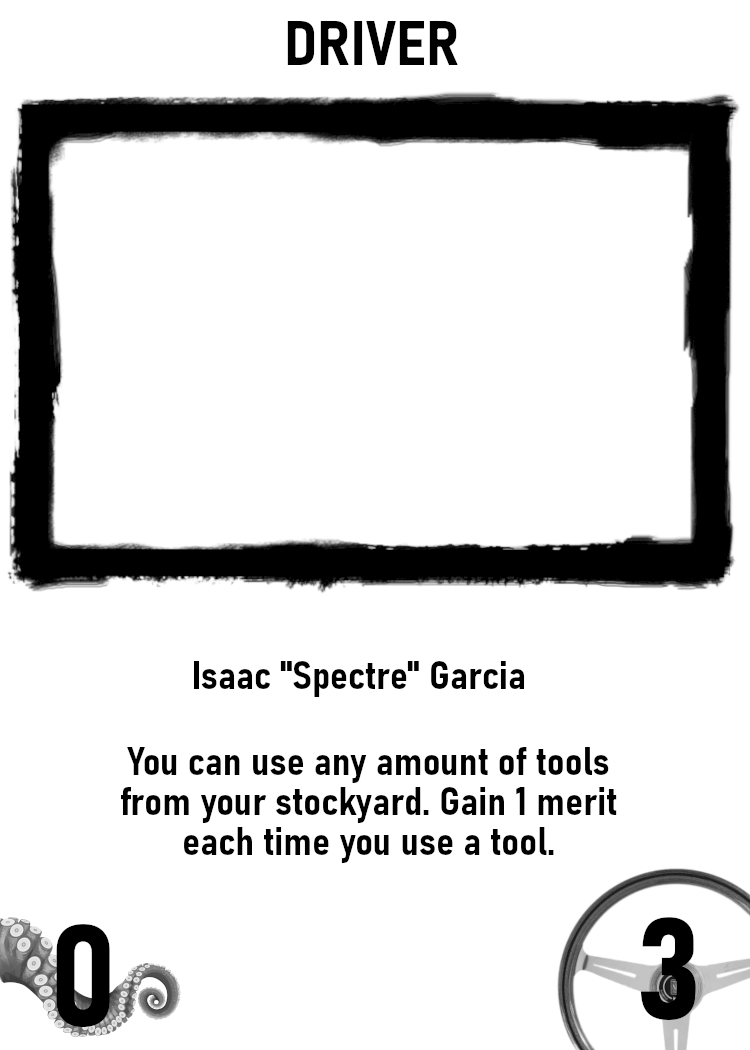
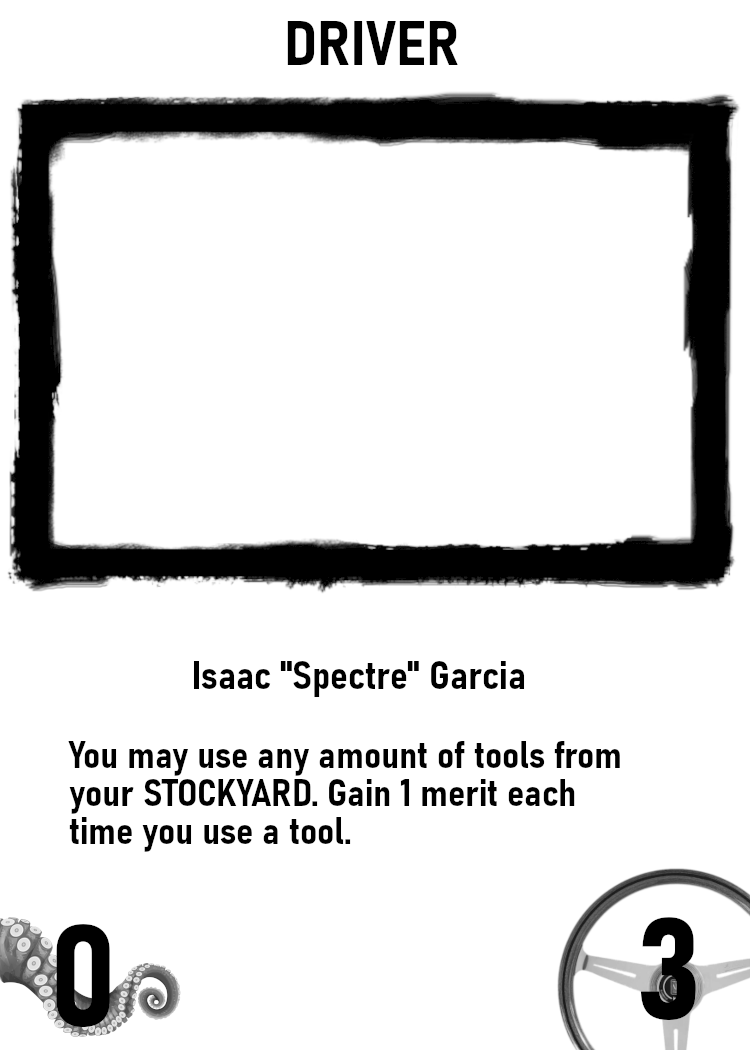
The second 750 x 1050 image is a revision of the first. Changes to its layers:
painted on "Background" over [68, 741, 620, 864]
